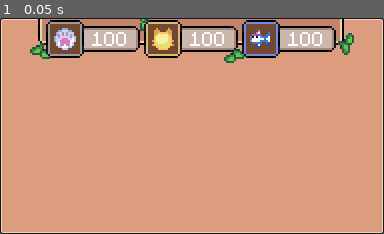
Above: before the commit, frame 1.
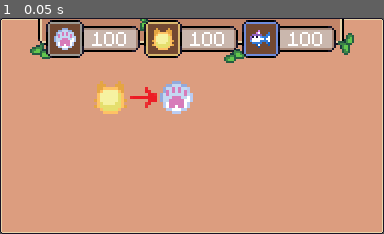
Above: after the commit, the same moment.

Repository: Mikihero/cozy-cat-resort
Game: Godot game, scene res://Scenes/gacha coin conversion_final.tscn
Two runs of this game, one before a commit and one after it. Both use one fixed random seed, a clock stepped at 60 frames per second and the inputs below. This scene is started directly instead of the project's main scene.
Inputs:
- Up to frame 1 (0.05 s): no input

The runs differ from the first frame. In frame 1, 2.1% of the frame differs, in the area x 24-51%, y 29-45%.

Commit message:
el probliema

Diff:
--- a/Scenes/gacha coin conversion_final.tscn
+++ b/Scenes/gacha coin conversion_final.tscn
@@ -6,6 +6,7 @@
 [ext_resource type="Texture2D" uid="uid://ctrijwaomomj2" path="res://Assets/ui/coins/silver-coin.png" id="4_iisca"]
 [ext_resource type="Texture2D" uid="uid://dhjp6el51wqh6" path="res://Assets/ui/coins/golden-coin.png" id="5_10b1h"]
 [ext_resource type="Texture2D" uid="uid://dcitos7xyk562" path="res://Assets/ui/coins/platinum-coin.png" id="6_1rwxw"]
+[ext_resource type="Texture2D" uid="uid://b8b3fahbjp4wm" path="res://Placeholders/gold to silver conversion final.png" id="7_1rwxw"]
 
 [node name="Control" type="Control"]
 layout_mode = 3
@@ -134,6 +135,27 @@
 
 [node name="coin conversion display" type="HBoxContainer" parent="full layout"]
 layout_mode = 2
+size_flags_horizontal = 4
+size_flags_vertical = 0
 
 [node name="gold to silver conversion" type="VBoxContainer" parent="full layout/coin conversion display"]
 layout_mode = 2
+
+[node name="display node" type="Control" parent="full layout/coin conversion display/gold to silver conversion"]
+layout_mode = 2
+
+[node name="VBoxContainer" type="VBoxContainer" parent="full layout/coin conversion display/gold to silver conversion/display node"]
+layout_mode = 0
+offset_right = 40.0
+offset_bottom = 40.0
+
+[node name="Control" type="Control" parent="full layout/coin conversion display/gold to silver conversion/display node/VBoxContainer"]
+layout_mode = 2
+
+[node name="TextureRect" type="TextureRect" parent="full layout/coin conversion display/gold to silver conversion/display node/VBoxContainer/Control"]
+layout_mode = 0
+offset_left = -98.0
+offset_top = 59.0
+offset_right = 1.0
+offset_bottom = 92.0
+texture = ExtResource("7_1rwxw")
Not shown, added: Placeholders/diamond to gold conversion final.png.import
Not shown: 1 places in Scenes/gacha coin conversion_final.tscn that only renumber resources
